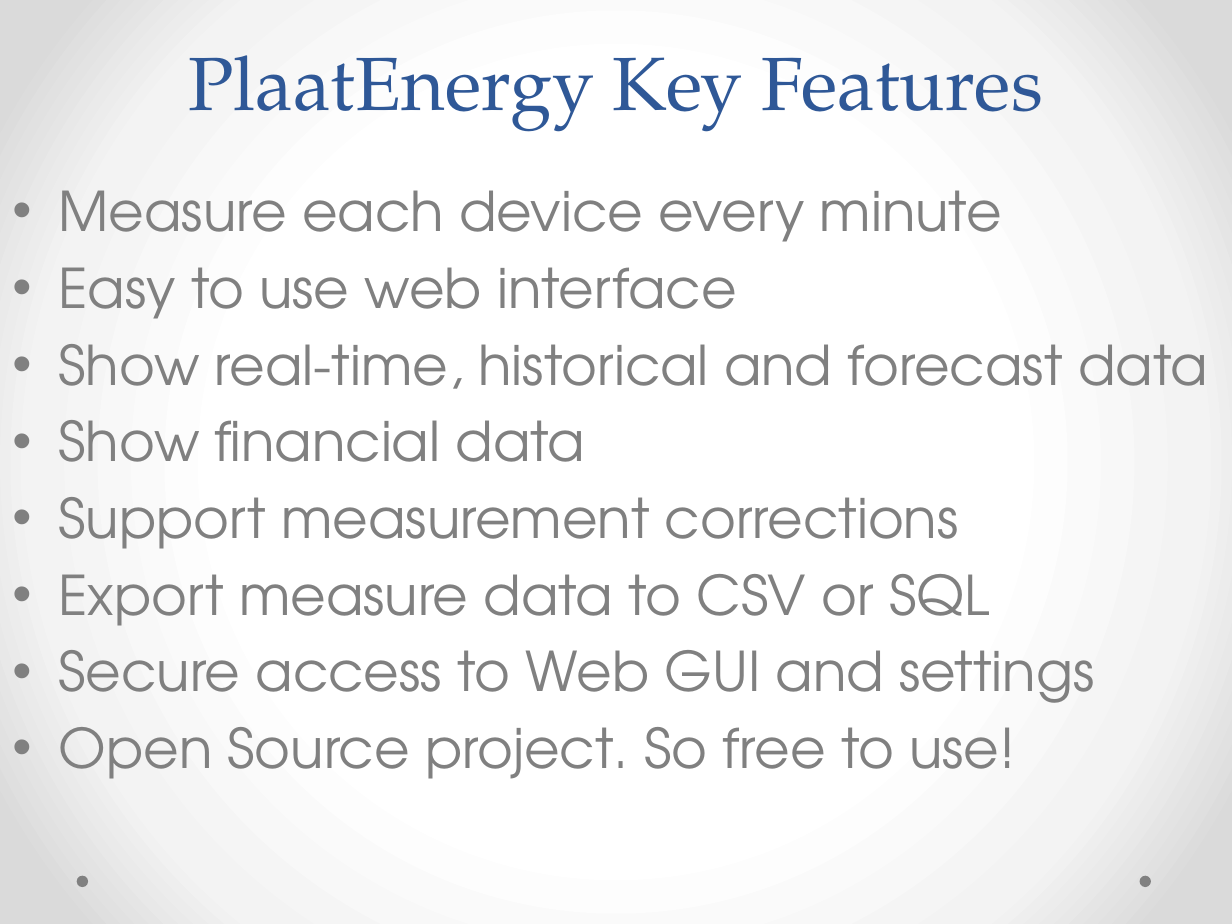
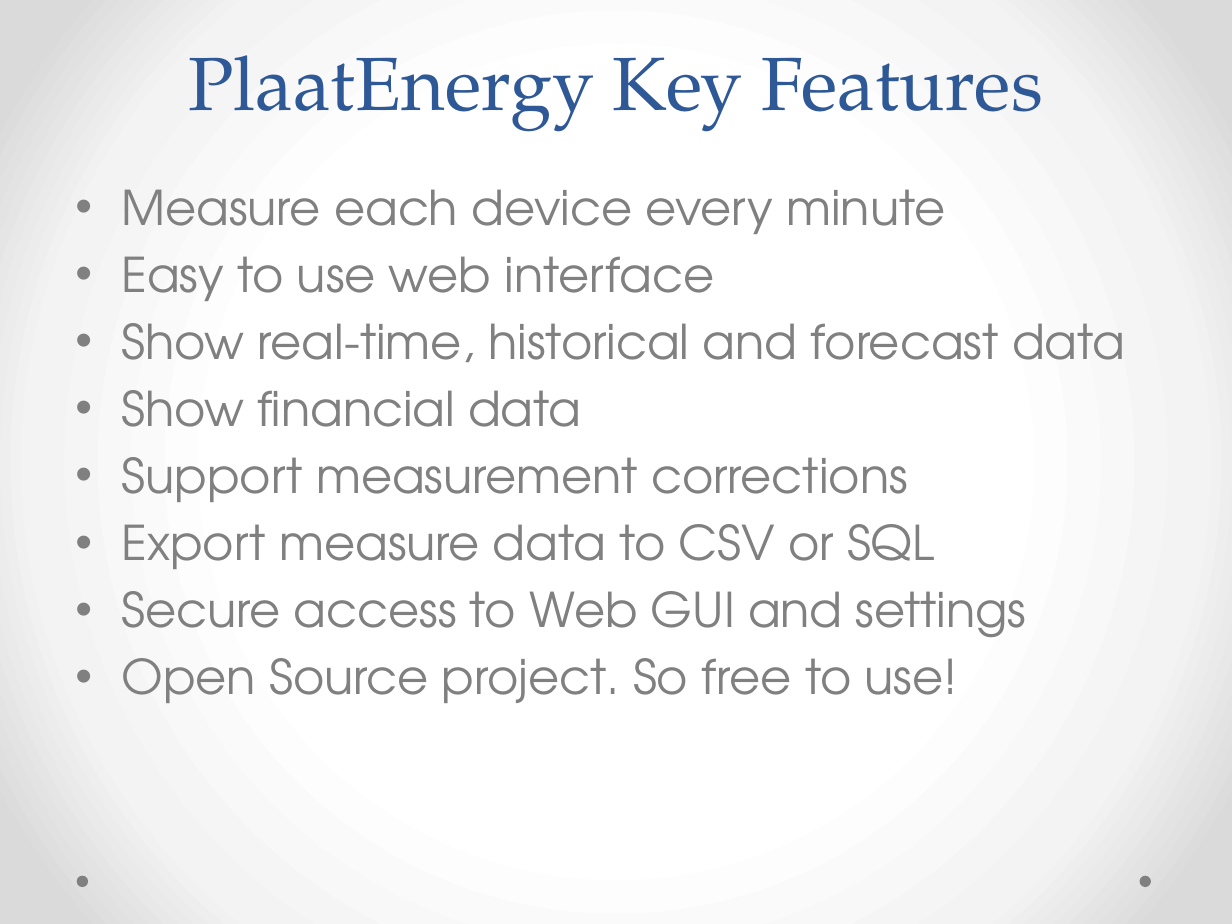
Before and after one commit to plaatsoft/plaatenergy, a slide deck: slide 10 of doc/ppt/PlaatEnergy Design.pptx (slide 11 before the commit). Drawn at 1232x924 pixels with LibreOffice and Linux fonts; fonts in the diff are those of the drawing. Boxes give left, top, right and bottom in pixels: in the first picture for what was removed or moved away, otherwise in the second. Text is boxed around its words. In the diff, an @@ line names an element or a change of style, - is before the commit and + after.

Commit message:
Update ppt

```diff
--- a/doc/ppt/PlaatEnergy Design.pptx
+++ b/doc/ppt/PlaatEnergy Design.pptx
@@ text "Measure each device every minute" moved from (x1=59, y1=190, x2=1208, y2=779) to (x1=122, y1=189, x2=1125, y2=703) @@
@@ text "Measure each device every minute" at (x1=122, y1=189, x2=1125, y2=703): size 32 to 28 pt @@
```
Also in this commit, not shown: 1 slide removed.
